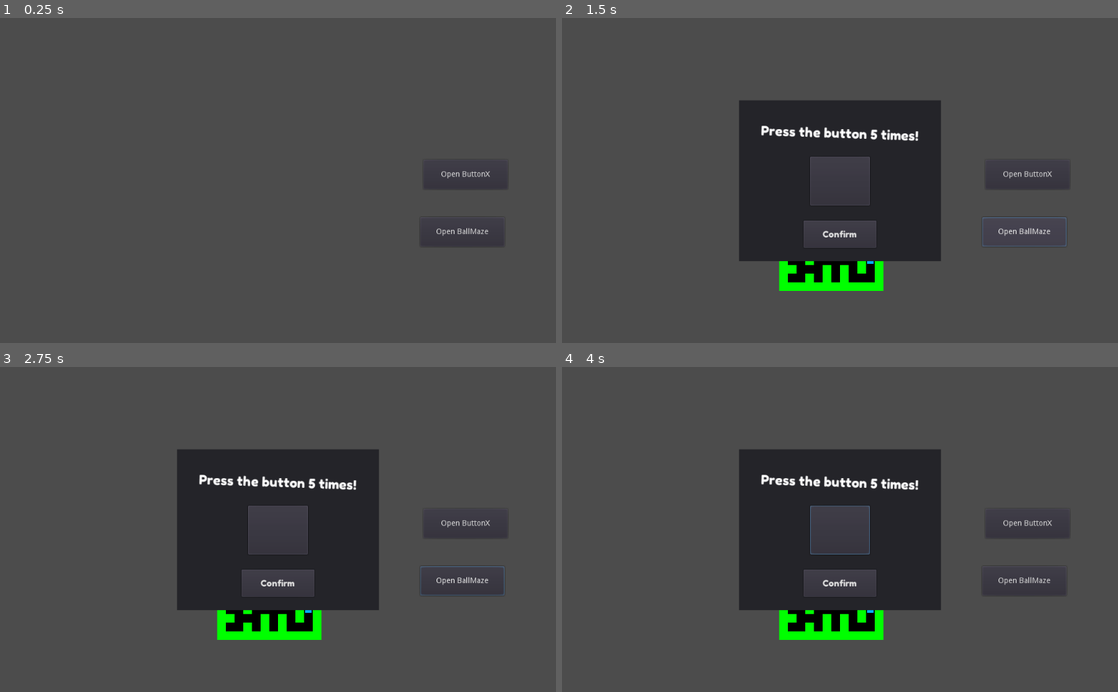
Above: before the commit, frames 1-4 (two rows, left to right).
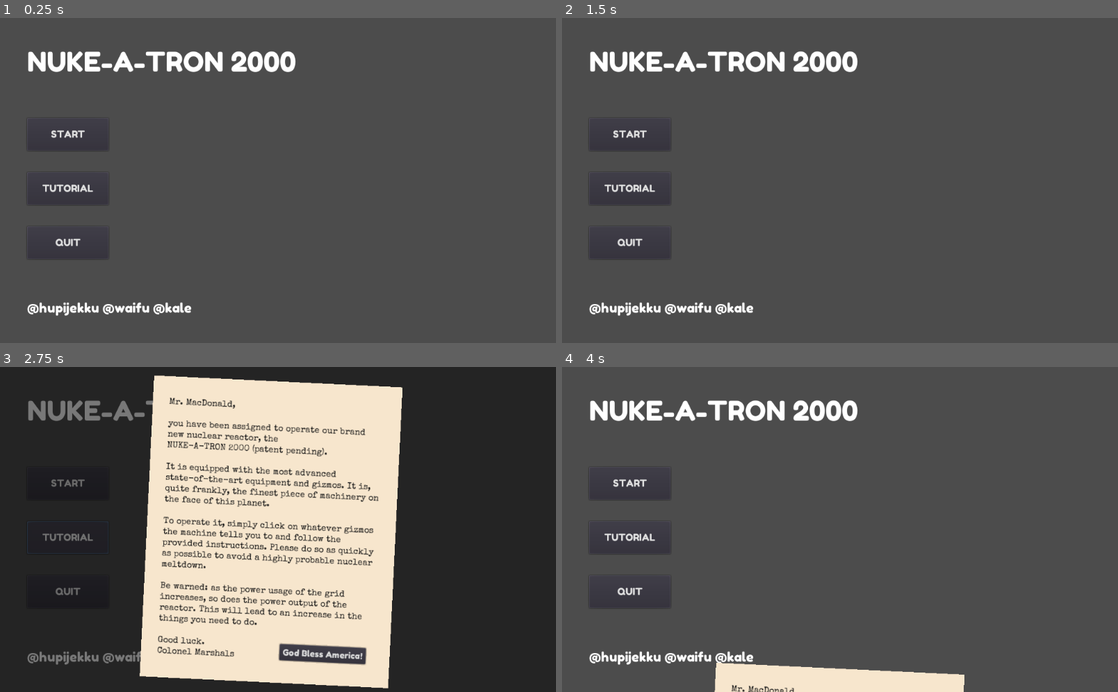
Above: after the commit, the same moments.

Repository: hupijekku/LD46
Game: Godot game, scene res://Scenes/Games/Main.tscn
The game is run twice, just before and just after one commit, with the same random seed, the same clock (stepped at 60 frames per second) and the same inputs.
Inputs (mouse positions are in pixels of both pictures, inside the frame that each line leads up to):
- Up to frame 1 (0.25 s): no input
- Up to frame 2 (1.5 s): click (1029, 174) at 0.5 s, where only the run before the commit has a clickable "Open ButtonX"; click (1023, 232) at 1.25 s, where only the run before the commit has a clickable "Open BallMaze"
- Up to frame 3 (2.75 s): click (66, 536) at 2 s, where only the run after the commit has a clickable "TUTORIAL"
- Up to frame 4 (4 s): click (840, 529) at 2.77 s; click (884, 653) at 3.5 s, where only the run after the commit has a clickable "God Bless America!"

The runs differ from the first frame. In frame 1, 2.9% of the frame differs, in the area x 4-90%, y 10-92%; in frame 2, 20%; in frame 3, 98%, in the area x 0-100%, y 0-100%; in frame 4, 23%.

Commit message:
Integrated main menu and added tutorial message

Diff:
--- a/Project/Scenes/Games/Main.tscn
+++ b/Project/Scenes/Games/Main.tscn
@@ -1,11 +1,112 @@
-[gd_scene load_steps=2 format=2]
+[gd_scene load_steps=6 format=2]
 
 [ext_resource path="res://Scripts/Main.gd" type="Script" id=1]
+[ext_resource path="res://Scenes/MainMenu.tscn" type="PackedScene" id=2]
+[ext_resource path="res://Scenes/Message.tscn" type="PackedScene" id=3]
+
+[sub_resource type="Animation" id=1]
+resource_name = "HideNote"
+length = 0.6
+tracks/0/type = "bezier"
+tracks/0/path = NodePath("AnimationPlayer/Message:rect_position:x")
+tracks/0/interp = 1
+tracks/0/loop_wrap = true
+tracks/0/imported = false
+tracks/0/enabled = true
+tracks/0/keys = {
+"points": PoolRealArray(  ),
+"times": PoolRealArray(  )
+}
+tracks/1/type = "bezier"
+tracks/1/path = NodePath("AnimationPlayer/Message:rect_position:y")
+tracks/1/interp = 1
+tracks/1/loop_wrap = true
+tracks/1/imported = false
+tracks/1/enabled = true
+tracks/1/keys = {
+"points": PoolRealArray( -20, -0.25, 0, 0.25, 0, 700, 0, -45.4113, 0, 86.9377 ),
+"times": PoolRealArray( 0, 0.5 )
+}
+tracks/2/type = "value"
+tracks/2/path = NodePath("AnimationPlayer/Shade:color")
+tracks/2/interp = 1
+tracks/2/loop_wrap = true
+tracks/2/imported = false
+tracks/2/enabled = true
+tracks/2/keys = {
+"times": PoolRealArray( 0, 0.4 ),
+"transitions": PoolRealArray( 1, 1 ),
+"update": 0,
+"values": [ Color( 0, 0, 0, 0.52549 ), Color( 0, 0, 0, 0 ) ]
+}
+tracks/3/type = "value"
+tracks/3/path = NodePath("AnimationPlayer/Shade:rect_position")
+tracks/3/interp = 1
+tracks/3/loop_wrap = true
+tracks/3/imported = false
+tracks/3/enabled = true
+tracks/3/keys = {
+"times": PoolRealArray( 0, 0.5, 0.6 ),
+"transitions": PoolRealArray( 1, 1, 1 ),
+"update": 0,
+"values": [ Vector2( -2.38419e-07, 1.90735e-06 ), Vector2( -2.38419e-07, 1.90735e-06 ), Vector2( 0, 5000 ) ]
+}
+
+[sub_resource type="Animation" id=2]
+resource_name = "ShowNote"
+length = 0.5
+tracks/0/type = "bezier"
+tracks/0/path = NodePath("AnimationPlayer/Message:rect_position:x")
+tracks/0/interp = 1
+tracks/0/loop_wrap = true
+tracks/0/imported = false
+tracks/0/enabled = true
+tracks/0/keys = {
+"points": PoolRealArray(  ),
+"times": PoolRealArray(  )
+}
+tracks/1/type = "bezier"
+tracks/1/path = NodePath("AnimationPlayer/Message:rect_position:y")
+tracks/1/interp = 1
+tracks/1/loop_wrap = true
+tracks/1/imported = false
+tracks/1/enabled = true
+tracks/1/keys = {
+"points": PoolRealArray( 700, -0.25, 0, 0.25, 0, -20, -0.7, 30.3744, 0.99, 183.821 ),
+"times": PoolRealArray( 0, 0.5 )
+}
+tracks/2/type = "value"
+tracks/2/path = NodePath("AnimationPlayer/Shade:color")
+tracks/2/interp = 1
+tracks/2/loop_wrap = true
+tracks/2/imported = false
+tracks/2/enabled = true
+tracks/2/keys = {
+"times": PoolRealArray( 0, 0.3 ),
+"transitions": PoolRealArray( 1, 1 ),
+"update": 0,
+"values": [ Color( 0, 0, 0, 0 ), Color( 0, 0, 0, 0.52549 ) ]
+}
+tracks/3/type = "value"
+tracks/3/path = NodePath("AnimationPlayer/Shade:rect_position")
+tracks/3/interp = 1
+tracks/3/loop_wrap = true
+tracks/3/imported = false
+tracks/3/enabled = true
+tracks/3/keys = {
+"times": PoolRealArray( 0 ),
+"transitions": PoolRealArray( 1 ),
+"update": 0,
+"values": [ Vector2( 0, 0 ) ]
+}
 
 [node name="Main" type="Node2D"]
 script = ExtResource( 1 )
 
-[node name="Button" type="Button" parent="."]
+[node name="Game" type="Node2D" parent="."]
+visible = false
+
+[node name="Button" type="Button" parent="Game"]
 margin_left = 780.0
 margin_top = 262.0
 margin_right = 935.0
@@ -15,7 +116,7 @@
 "_edit_use_anchors_": false
 }
 
-[node name="Button2" type="Button" parent="."]
+[node name="Button2" type="Button" parent="Game"]
 margin_left = 774.0
 margin_top = 368.0
 margin_right = 929.0
@@ -24,5 +125,34 @@
 __meta__ = {
 "_edit_use_anchors_": false
 }
-[connection signal="pressed" from="Button" to="." method="_on_Button_pressed"]
-[connection signal="pressed" from="Button2" to="." method="_on_Button2_pressed"]
+
+[node name="GUI" type="CanvasLayer" parent="."]
+
+[node name="MainMenu" parent="GUI" instance=ExtResource( 2 )]
+
+[node name="AnimationPlayer" type="AnimationPlayer" parent="GUI"]
+anims/HideNote = SubResource( 1 )
+anims/ShowNote = SubResource( 2 )
+
+[node name="Shade" type="ColorRect" parent="GUI/AnimationPlayer"]
+anchor_right = 1.0
+anchor_bottom = 1.0
+margin_top = 5000.0
+margin_bottom = 5000.0
+color = Color( 0, 0, 0, 0 )
+__meta__ = {
+"_edit_use_anchors_": false
+}
+
+[node name="Message" parent="GUI/AnimationPlayer" instance=ExtResource( 3 )]
+margin_left = 2.333
+margin_top = 700.0
+margin_right = 2.33203
+margin_bottom = 700.005
+rect_rotation = 2.75544
+[connection signal="pressed" from="Game/Button" to="." method="_on_Button_pressed"]
+[connection signal="pressed" from="Game/Button2" to="." method="_on_Button2_pressed"]
+[connection signal="quit" from="GUI/MainMenu" to="." method="_on_MainMenu_quit"]
+[connection signal="start" from="GUI/MainMenu" to="." method="_on_MainMenu_start"]
+[connection signal="tutorial" from="GUI/MainMenu" to="." method="_on_MainMenu_tutorial"]
+[connection signal="america_blessed" from="GUI/AnimationPlayer/Message" to="." method="_on_america_blessed"]
--- a/Project/Scenes/MainMenu.tscn
+++ b/Project/Scenes/MainMenu.tscn
@@ -1,8 +1,9 @@
-[gd_scene load_steps=5 format=2]
+[gd_scene load_steps=6 format=2]
 
 [ext_resource path="res://Themes/GameLabel.tres" type="Theme" id=1]
 [ext_resource path="res://Themes/MainMenuButton.tres" type="Theme" id=2]
 [ext_resource path="res://Fonts/FredokaOne-Regular.ttf" type="DynamicFontData" id=3]
+[ext_resource path="res://Scripts/MainMenu.gd" type="Script" id=4]
 
 [sub_resource type="DynamicFont" id=1]
 size = 50
@@ -12,6 +13,7 @@
 [node name="MainMenu" type="Control"]
 anchor_right = 1.0
 anchor_bottom = 1.0
+script = ExtResource( 4 )
 __meta__ = {
 "_edit_use_anchors_": false
 }
@@ -49,6 +51,7 @@
 margin_right = 495.0
 margin_bottom = 470.0
 size_flags_vertical = 3
+dragger_visibility = 2
 
 [node name="VBoxContainer" type="VBoxContainer" parent="MarginContainer/HSplitContainer/VBoxContainer/HSplitContainer"]
 margin_right = 150.0
@@ -57,7 +60,7 @@
 custom_constants/separation = 40
 alignment = 1
 
-[node name="Button" type="Button" parent="MarginContainer/HSplitContainer/VBoxContainer/HSplitContainer/VBoxContainer"]
+[node name="Start" type="Button" parent="MarginContainer/HSplitContainer/VBoxContainer/HSplitContainer/VBoxContainer"]
 margin_top = 74.0
 margin_right = 150.0
 margin_bottom = 134.0
@@ -65,7 +68,7 @@
 theme = ExtResource( 2 )
 text = "START"
 
-[node name="Button2" type="Button" parent="MarginContainer/HSplitContainer/VBoxContainer/HSplitContainer/VBoxContainer"]
+[node name="Tutorial" type="Button" parent="MarginContainer/HSplitContainer/VBoxContainer/HSplitContainer/VBoxContainer"]
 margin_top = 174.0
 margin_right = 150.0
 margin_bottom = 234.0
@@ -73,7 +76,7 @@
 theme = ExtResource( 2 )
 text = "TUTORIAL"
 
-[node name="Button3" type="Button" parent="MarginContainer/HSplitContainer/VBoxContainer/HSplitContainer/VBoxContainer"]
+[node name="Quit" type="Button" parent="MarginContainer/HSplitContainer/VBoxContainer/HSplitContainer/VBoxContainer"]
 margin_top = 274.0
 margin_right = 150.0
 margin_bottom = 334.0
@@ -82,7 +85,7 @@
 text = "QUIT"
 
 [node name="VBoxContainer2" type="VBoxContainer" parent="MarginContainer/HSplitContainer/VBoxContainer/HSplitContainer"]
-margin_left = 162.0
+margin_left = 150.0
 margin_right = 495.0
 margin_bottom = 409.0
 
@@ -97,3 +100,6 @@
 margin_left = 507.0
 margin_right = 924.0
 margin_bottom = 500.0
+[connection signal="pressed" from="MarginContainer/HSplitContainer/VBoxContainer/HSplitContainer/VBoxContainer/Start" to="." method="_on_Start_pressed"]
+[connection signal="pressed" from="MarginContainer/HSplitContainer/VBoxContainer/HSplitContainer/VBoxContainer/Tutorial" to="." method="_on_Tutorial_pressed"]
+[connection signal="pressed" from="MarginContainer/HSplitContainer/VBoxContainer/HSplitContainer/VBoxContainer/Quit" to="." method="_on_Quit_pressed"]
--- /dev/null
+++ b/Project/Scenes/Message.tscn
@@ -0,0 +1,87 @@
+[gd_scene load_steps=5 format=2]
+
+[ext_resource path="res://Themes/ButtonDefault.tres" type="Theme" id=1]
+[ext_resource path="res://Fonts/SpecialElite-Regular.ttf" type="DynamicFontData" id=2]
+[ext_resource path="res://Scripts/Message.gd" type="Script" id=3]
+
+[sub_resource type="DynamicFont" id=1]
+use_filter = true
+font_data = ExtResource( 2 )
+
+[node name="Message" type="Control"]
+anchor_right = 1.0
+anchor_bottom = 1.0
+margin_left = 2.33276
+margin_top = -1.16635
+margin_right = 2.33276
+margin_bottom = -1.16638
+script = ExtResource( 3 )
+__meta__ = {
+"_edit_use_anchors_": false
+}
+
+[node name="ColorRect" type="ColorRect" parent="."]
+anchor_left = 0.5
+anchor_top = 0.5
+anchor_right = 0.5
+anchor_bottom = 0.5
+margin_left = -229.0
+margin_top = -278.0
+margin_right = 229.0
+margin_bottom = 278.0
+color = Color( 0.972549, 0.905882, 0.807843, 1 )
+__meta__ = {
+"_edit_use_anchors_": false
+}
+
+[node name="MarginContainer" type="MarginContainer" parent="ColorRect"]
+anchor_right = 1.0
+anchor_bottom = 1.0
+custom_constants/margin_right = 30
+custom_constants/margin_top = 30
+custom_constants/margin_left = 30
+custom_constants/margin_bottom = 30
+__meta__ = {
+"_edit_use_anchors_": false
+}
+
+[node name="Label" type="Label" parent="ColorRect/MarginContainer"]
+margin_left = 30.0
+margin_top = 30.0
+margin_right = 428.0
+margin_bottom = 526.0
+size_flags_vertical = 1
+custom_fonts/font = SubResource( 1 )
+custom_colors/font_color = Color( 0.0823529, 0.0823529, 0.0823529, 1 )
+text = "Mr. MacDonald,
+
+you have been assigned to operate our brand new nuclear reactor, the
+NUKE-A-TRON 2000 (patent pending).
+
+It is equipped with the most advanced state-of-the-art equipment and gizmos. It is, quite frankly, the finest piece of machinery on the face of this planet.
+
+To operate it, simply click on whatever gizmos the machine tells you to and follow the provided instructions. Please do so as quickly as possible to avoid a highly probable nuclear meltdown.
+
+Be warned: as the power usage of the grid increases, so does the power output of the reactor. This will lead to an increase in the things you need to do.
+
+Good luck.
+Colonel Marshals"
+valign = 1
+autowrap = true
+clip_text = true
+
+[node name="Button" type="Button" parent="ColorRect"]
+anchor_left = 1.0
+anchor_top = 1.0
+anchor_right = 1.0
+anchor_bottom = 1.0
+margin_left = -203.151
+margin_top = -71.9886
+margin_right = -57.1511
+margin_bottom = -41.9886
+theme = ExtResource( 1 )
+text = "God Bless America!"
+__meta__ = {
+"_edit_use_anchors_": false
+}
+[connection signal="pressed" from="ColorRect/Button" to="." method="_on_Button_pressed"]
--- /dev/null
+++ b/Project/Scenes/MessageJap.tscn
@@ -0,0 +1,84 @@
+[gd_scene load_steps=4 format=2]
+
+[ext_resource path="res://Themes/ButtonDefault.tres" type="Theme" id=1]
+[ext_resource path="res://Fonts/SpecialElite-Regular.ttf" type="DynamicFontData" id=2]
+
+[sub_resource type="DynamicFont" id=1]
+use_filter = true
+font_data = ExtResource( 2 )
+
+[node name="Message" type="Control"]
+anchor_right = 1.0
+anchor_bottom = 1.0
+margin_left = 2.33276
+margin_top = -1.16635
+margin_right = 2.33276
+margin_bottom = -1.16638
+__meta__ = {
+"_edit_use_anchors_": false
+}
+
+[node name="ColorRect" type="ColorRect" parent="."]
+anchor_left = 0.5
+anchor_top = 0.5
+anchor_right = 0.5
+anchor_bottom = 0.5
+margin_left = -229.0
+margin_top = -278.0
+margin_right = 229.0
+margin_bottom = 278.0
+color = Color( 0.972549, 0.905882, 0.807843, 1 )
+__meta__ = {
+"_edit_use_anchors_": false
+}
+
+[node name="MarginContainer" type="MarginContainer" parent="ColorRect"]
+anchor_right = 1.0
+anchor_bottom = 1.0
+custom_constants/margin_right = 30
+custom_constants/margin_top = 30
+custom_constants/margin_left = 30
+custom_constants/margin_bottom = 30
+__meta__ = {
+"_edit_use_anchors_": false
+}
+
+[node name="Label" type="Label" parent="ColorRect/MarginContainer"]
+margin_left = 30.0
+margin_top = 30.0
+margin_right = 428.0
+margin_bottom = 526.0
+size_flags_vertical = 1
+custom_fonts/font = SubResource( 1 )
+custom_colors/font_color = Color( 0.0823529, 0.0823529, 0.0823529, 1 )
+text = "Mizusaki-kun,
+
+you have been bestowed with the honor of operating our brand new nuclear reactor, the
+NUKE-A-CHINK 1989 (patent pending).
+
+It is equipped with the most advanced state-of-the-art vocaloids and body pillows. It is, quite frankly, the finest piece of machinery on the face of this planet.
+
+To operate it, simply click on whatever gizmos you were taugh to at school. Please do so as quickly as possible to avoid a highly honorable nuclear meltdown.
+
+Be warned: as the power usage of the grid increases, so does the shitposting rate of foreigners. This will lead to an increase in war crimes you need to deny.
+
+Good luck.
+Colonel Yamayaki"
+valign = 1
+autowrap = true
+clip_text = true
+
+[node name="Button" type="Button" parent="ColorRect"]
+anchor_left = 1.0
+anchor_top = 1.0
+anchor_right = 1.0
+anchor_bottom = 1.0
+margin_left = -226.478
+margin_top = -78.9867
+margin_right = -30.478
+margin_bottom = -48.9867
+theme = ExtResource( 1 )
+text = "God Bless The Emperor!"
+__meta__ = {
+"_edit_use_anchors_": false
+}
--- /dev/null
+++ b/Project/Scripts/Globals.gd
@@ -0,0 +1,4 @@
+extends Node
+
+func _ready():
+	pass
--- a/Project/Scripts/Main.gd
+++ b/Project/Scripts/Main.gd
@@ -2,6 +2,7 @@
 
 var buttonX_res = preload("res://Scenes/Games/ButtonX.tscn")
 var ballmaze_res = preload("res://Scenes/Games/Maze/BallMaze.tscn")
+
 
 func _on_Button_pressed():
 	var buttonX_inst = buttonX_res.instance()
@@ -12,3 +13,20 @@
 func _on_Button2_pressed():
 	var ballmaze_inst = ballmaze_res.instance()
 	add_child(ballmaze_inst)
+
+
+func _on_MainMenu_start():
+	$GUI/MainMenu.hide()
+	$Game.show()
+
+
+func _on_america_blessed():
+	$GUI/AnimationPlayer.play("HideNote")
+
+
+func _on_MainMenu_tutorial():
+	$GUI/AnimationPlayer.play("ShowNote")
+
+
+func _on_MainMenu_quit():
+	get_tree().quit()
--- /dev/null
+++ b/Project/Scripts/MainMenu.gd
@@ -0,0 +1,16 @@
+extends Control
+
+signal start
+signal tutorial
+signal quit
+
+func _on_Start_pressed():
+	emit_signal("start")
+
+
+func _on_Tutorial_pressed():
+	emit_signal("tutorial")
+
+
+func _on_Quit_pressed():
+	emit_signal("quit")
--- /dev/null
+++ b/Project/Scripts/Message.gd
@@ -0,0 +1,6 @@
+extends Control
+
+signal america_blessed
+
+func _on_Button_pressed():
+	emit_signal("america_blessed")
--- a/Project/project.godot
+++ b/Project/project.godot
@@ -19,6 +19,10 @@
 run/main_scene="res://Scenes/Games/Main.tscn"
 config/icon="res://icon.png"
 
+[autoload]
+
+Globals="*res://Scripts/Globals.gd"
+
 [input]
 
 ui_accept={
Not shown: 3 places in Project/Scenes/Games/Maze/BallMaze.tscn that only renumber resources
